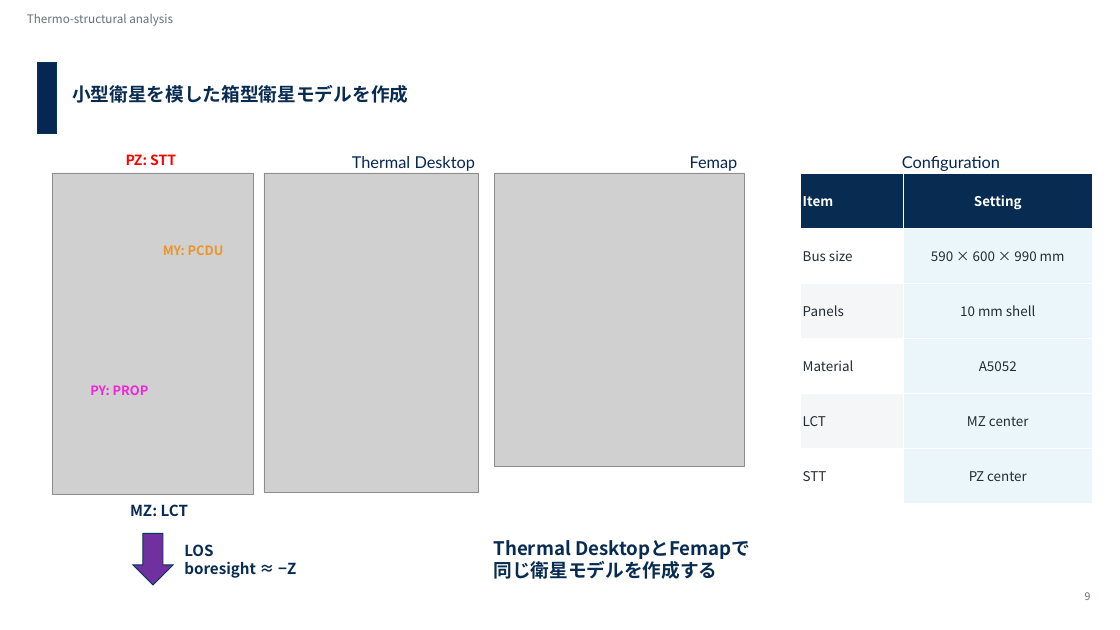
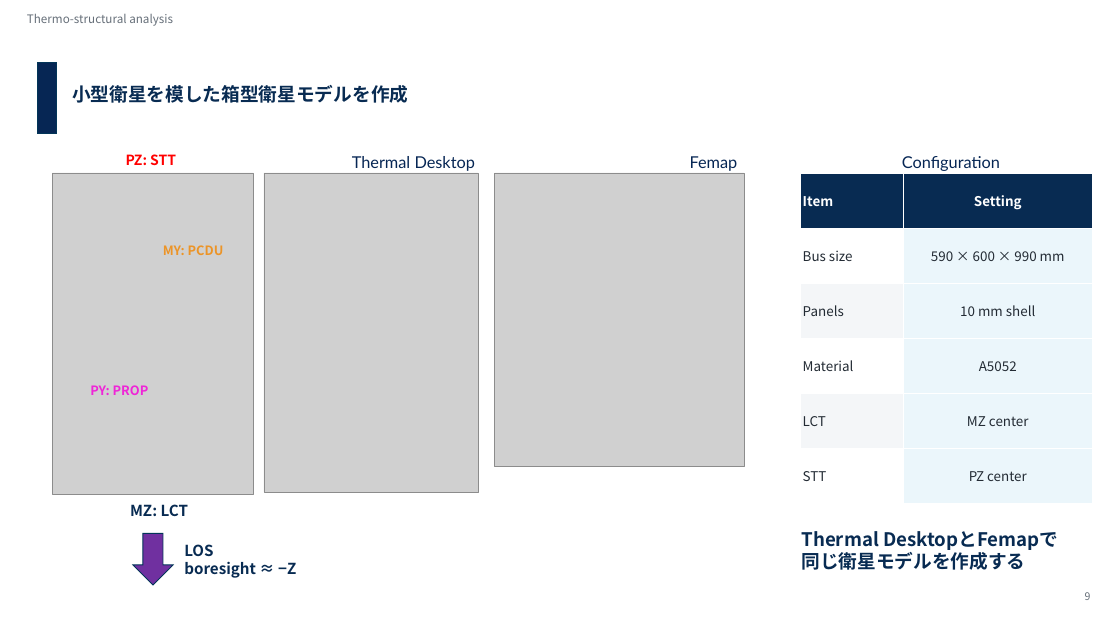
Before and after one commit to Hideki-1029/thermal-deformation-optcomm, a slide deck: slide 8 of papers/seminar/20260721_optcommrg_takamoto_v3_issl.pptx. Drawn at 1120x630 pixels with LibreOffice and Linux fonts; fonts in the diff are those of the drawing; grey boxes stand for pictures; background and template pictures are left out. Boxes give left, top, right and bottom in pixels: in the first picture for what was removed or moved away, otherwise in the second. Text is boxed around its words. In the diff, an @@ line names an element or a change of style, - is before the commit and + after.

Commit message:
第5章　ケース行列と熱LOSの特性まで修正済。熱LOSを示す立体図も作成

```diff
--- a/papers/seminar/20260721_optcommrg_takamoto_v3_issl.pptx
+++ b/papers/seminar/20260721_optcommrg_takamoto_v3_issl.pptx
@@ text "Thermal DesktopとFemapで" moved from (x1=493, y1=540, x2=750, y2=579) to (x1=801, y1=531, x2=1058, y2=570) @@
```
Also in this commit, not shown: 6 other files.
